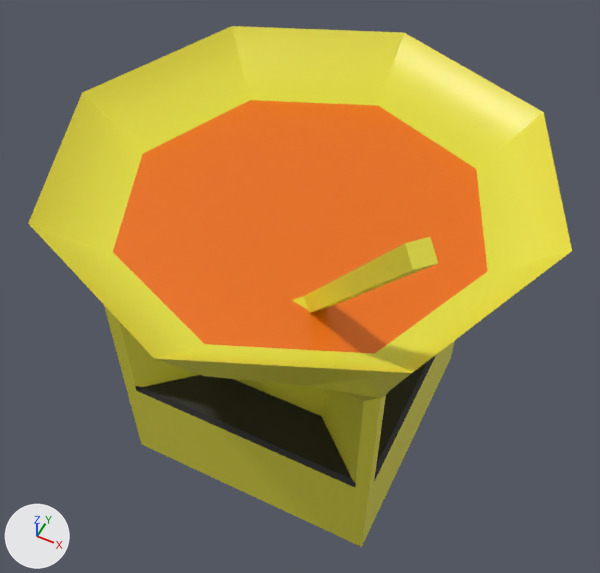
The FBX model Assets/Graphics/Models/Buildings/mixer.fbx, before and after one commit.
Rendered twice from a 50 mm camera at (0.0181, -0.0367, 0.0605) aimed at (0.0007, -0.002, 0.0171). The axes (+X, +Y, +Z) are drawn at lower left. The lights are the same throughout. Where no turn or scale is listed for an object, it has been applied to the vertices.

The first picture shows 'Building', 'Spoon'.
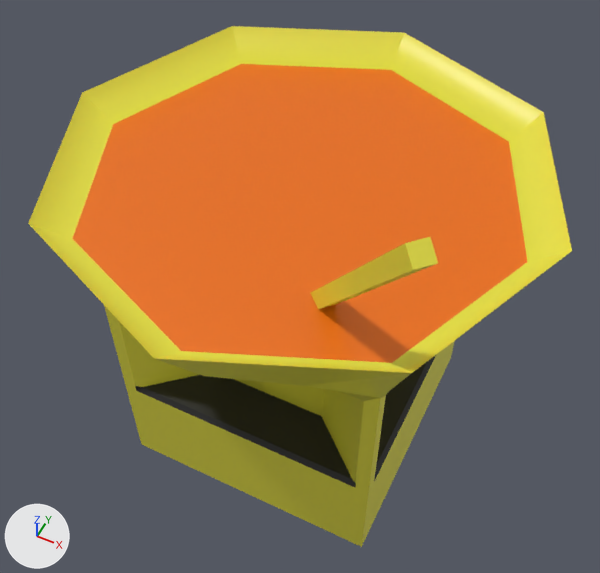
Edits to the bpy script that builds the scene:
```text
Change me_cube:
    where me_cube.from_pydata(...)  # 158 vertices, 161 faces; spans x -0.0171..0.0171, y -0.0171..0.0171, z 0.0..0.0264
    used by ob_building; location = (0.0, 0.0, 0.0)
    me_cube part 1
    me_cube.vertices[102].co: (-0.009, -0.009, 0.0225) -> (-0.0105, -0.0105, 0.0244)  # pixel (112, 251) -> pixel (72, 238)
    me_cube.vertices[103].co: (0.0, -0.0128, 0.0225) -> (0.0, -0.0149, 0.0244)  # pixel (204, 344) -> pixel (181, 350)
    me_cube.vertices[104].co: (0.009, -0.009, 0.0225) -> (0.0105, -0.0105, 0.0244)  # pixel (374, 353) -> pixel (391, 362)
    me_cube.vertices[105].co: (0.0128, 0.0, 0.0225) -> (0.0149, 0.0, 0.0244)  # pixel (487, 271) -> pixel (527, 261)
    me_cube.vertices[106].co: (-0.009, 0.009, 0.0225) -> (-0.0105, 0.0105, 0.0244)  # pixel (250, 100) -> pixel (241, 64)
    me_cube.vertices[107].co: (0.0, 0.0128, 0.0225) -> (0.0, 0.0149, 0.0244)  # pixel (378, 105) -> pixel (391, 70)
    me_cube.vertices[108].co: (-0.0128, 0.0, 0.0225) -> (-0.0149, 0.0, 0.0244)  # pixel (142, 153) -> pixel (113, 124)
    me_cube.vertices[109].co: (0.009, 0.009, 0.0225) -> (0.0105, 0.0105, 0.0244)  # pixel (476, 169) -> pixel (508, 141)
```

Where the change shows, as pixel boxes (x1, y1, x2, y2) in the pictures (600 x 573 px; the box of a moved part takes in the faces that stretch with it):
part 1 of me_cube, moved or reshaped: (68, 37, 540, 368) in both
